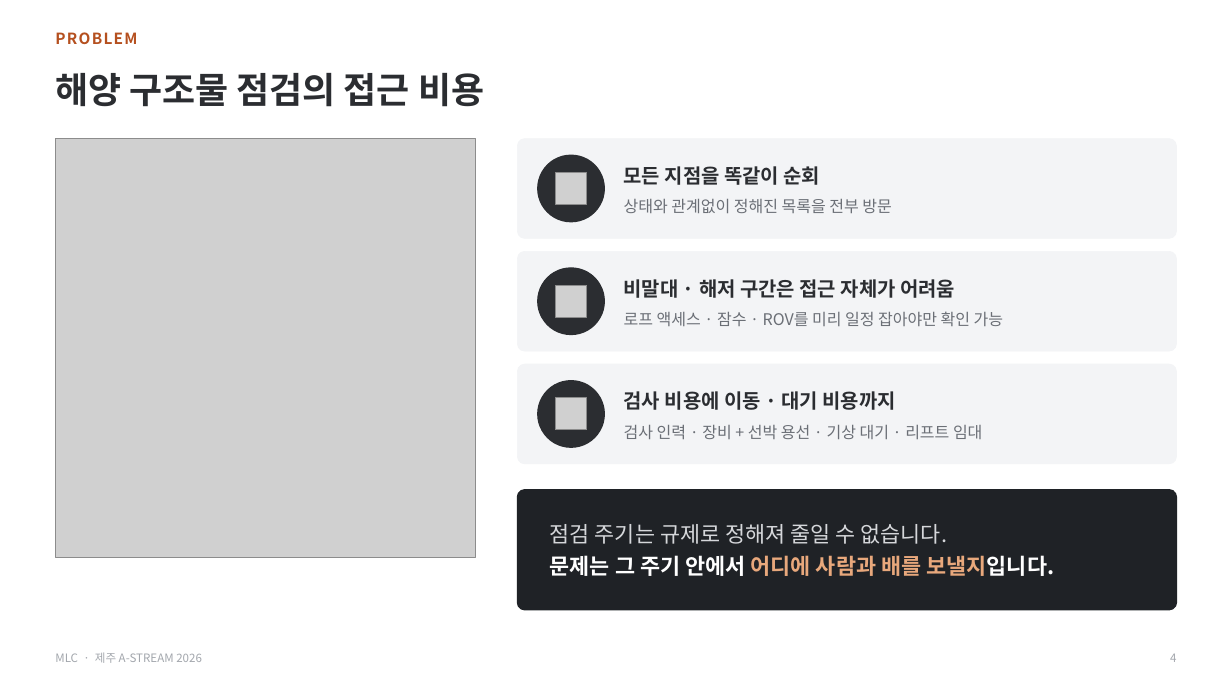
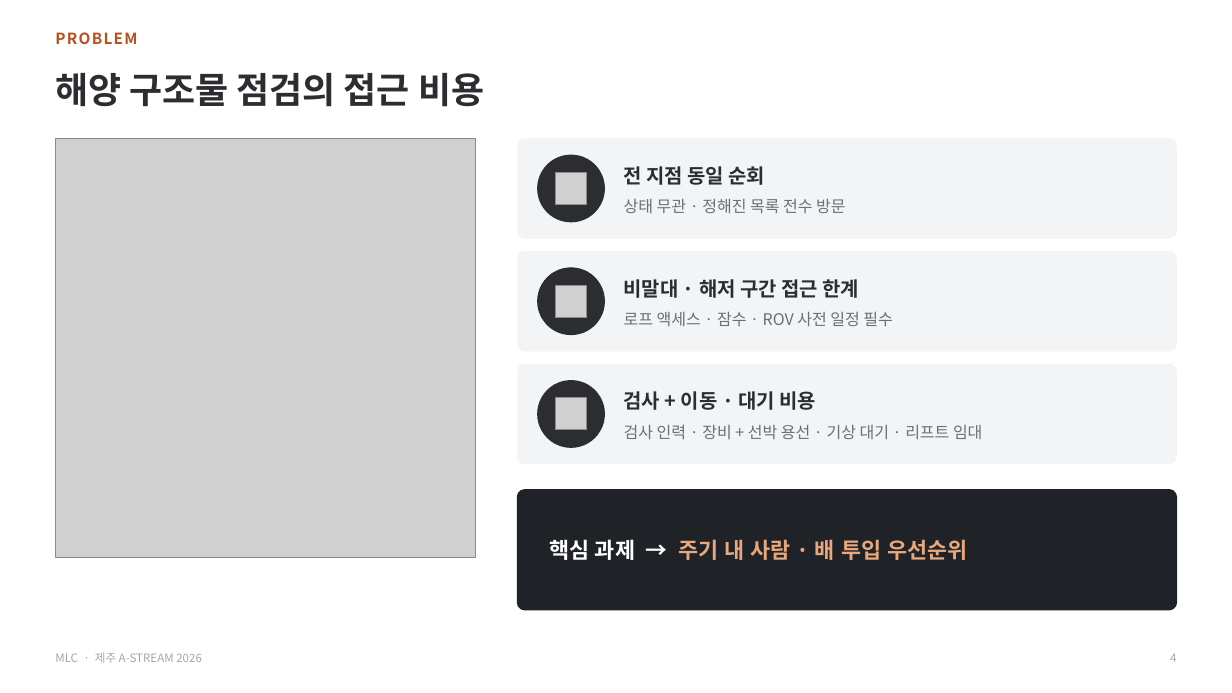
Before and after one commit to zscfvgbb-cmyk/PPT, a slide deck: slide 4 of MLC_IR_A-STREAM2026_v3.pptx. Drawn at 1232x693 pixels with LibreOffice and Linux fonts; fonts in the diff are those of the drawing; grey boxes stand for pictures. Boxes give left, top, right and bottom in pixels: in the first picture for what was removed or moved away, otherwise in the second. Text is boxed around its words. In the diff, an @@ line names an element or a change of style, - is before the commit and + after.

```diff
--- a/MLC_IR_A-STREAM2026_v3.pptx
+++ b/MLC_IR_A-STREAM2026_v3.pptx
@@ text at [624, 166, 766, 185]: text changed @@
-모든 지점을 똑같이 순회
+전 지점 동일 순회
@@ text at [624, 199, 845, 213]: text changed @@
-상태와 관계없이 정해진 목록을 전부 방문
+상태 무관 · 정해진 목록 전수 방문
@@ text at [624, 279, 859, 298]: text changed @@
-비말대 · 해저 구간은 접근 자체가 어려움
+비말대 · 해저 구간 접근 한계
@@ text at [624, 312, 892, 326]: text changed @@
-로프 액세스 · 잠수 · ROV를 미리 일정 잡아야만 확인 가능
+로프 액세스 · 잠수 · ROV 사전 일정 필수
@@ text at [624, 391, 816, 410]: text changed @@
-검사 비용에 이동 · 대기 비용까지
+검사 + 이동 · 대기 비용
@@ text at [550, 539, 967, 560]: text changed; text colour #D5D7DA to #E8A87C @@
-점검 주기는 규제로 정해져 줄일 수 없습니다.
-문제는 그 주기 안에서 어디에 사람과 배를 보낼지입니다.
+핵심 과제 → 주기 내 사람 · 배 투입 우선순위
```
Also in this commit, not shown: 6 other slides changed, 1 other file.
